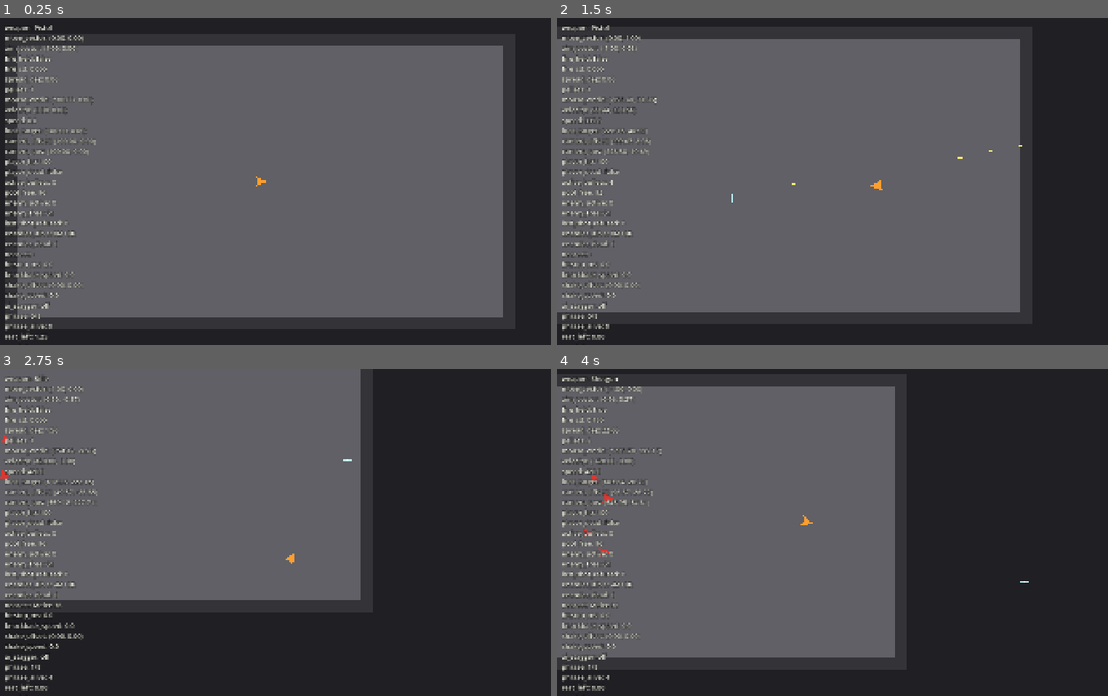
Above: before the commit, frames 1-4 (two rows, left to right).
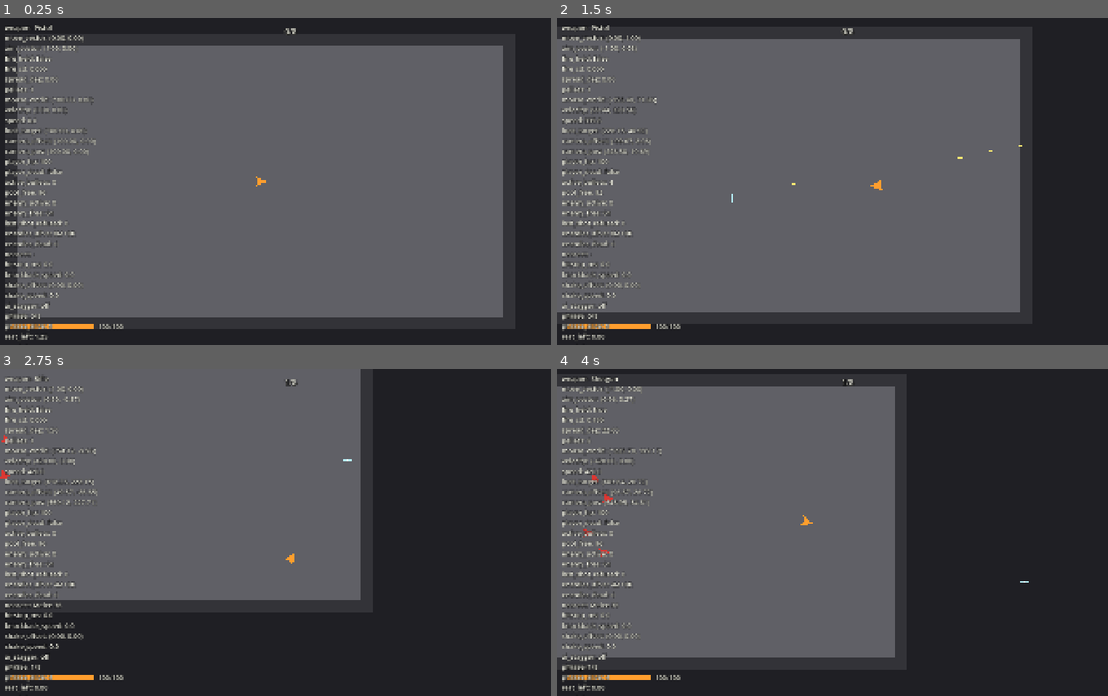
Above: after the commit, the same moments.

Repository: ZhiH2333/WPG
Game: Godot game, scene res://sandbox/combat_sandbox.tscn
The game is run twice, just before and just after one commit, with the same random seed, the same clock (stepped at 60 frames per second) and the same inputs.
Inputs (mouse positions are in pixels of both pictures, inside the frame that each line leads up to):
- Up to frame 1 (0.25 s): no input
- Up to frame 2 (1.5 s): move the mouse to (975, 165) at 0.52 s; press the mouse at (975, 165) at 0.53 s; hold D (move_right) 0.53-1.28 s; move the mouse to (733, 197) at 1.27 s; release the mouse at (733, 197) at 1.28 s; hold S (move_down) from 1.28 s (still down); tap 1 (weapon_pistol) at 1.35 s
- Up to frame 3 (2.75 s): move the mouse to (347, 460) at 2.02 s; release S (move_down) at 2.03 s; hold D (move_right) from 2.03 s (still down); tap 3 (weapon_rifle) at 2.1 s
- Up to frame 4 (4 s): move the mouse to (815, 597) at 2.77 s; release D (move_right) at 2.78 s; hold W (move_up) 2.78-3.53 s; tap 2 (weapon_shotgun) at 2.85 s; move the mouse to (1019, 581) at 3.52 s; press the mouse at (1019, 581) at 3.53 s; hold A (move_left) from 3.53 s (still down)

The runs differ from the first frame. In frame 1, 0.3% of the frame differs, in the area x 1-54%, y 3-96%; in frame 2, 0.3%; in frame 3, 0.3%, in the area x 1-55%, y 3-96%; in frame 4, 0.3%.

Commit message:
:lipstick: simple arena gui

Diff:
--- a/sandbox/combat_sandbox.gd
+++ b/sandbox/combat_sandbox.gd
@@ -14,6 +14,7 @@
 @onready var _player_camera: PlayerCamera = $PlayerCamera
 @onready var _aim_reticle: AimReticle = $AimReticle
 @onready var _debug_overlay: DebugOverlay = $DebugOverlay
+@onready var _hud: Hud = $Hud
 @onready var _projectiles: ProjectilePool = $Projectiles
 @onready var _enemy_projectiles: ProjectilePool = $EnemyProjectiles
 @onready var _enemies_root: Node2D = $Enemies
@@ -59,6 +60,9 @@
 	_encounter.restart()
 	_debug_overlay.bind_enemies(_enemies)
 	_debug_overlay.bind_encounter(_encounter)
+	_hud.bind_player(_player)
+	_hud.bind_weapon_host(_player.get_weapon_host())
+	_hud.bind_encounter(_encounter)
 
 func _collect_enemies() -> Array[EnemyBase]:
 	var enemies: Array[EnemyBase] = []
--- a/sandbox/combat_sandbox.tscn
+++ b/sandbox/combat_sandbox.tscn
@@ -10,6 +10,7 @@
 [ext_resource type="PackedScene" path="res://enemies/ranged_enemy.tscn" id="8_ranged"]
 [ext_resource type="Script" path="res://combat/sfx_pool.gd" id="9_sfx"]
 [ext_resource type="Script" path="res://arena/encounter_phrases.gd" id="10_encounter"]
+[ext_resource type="PackedScene" path="res://ui/hud.tscn" id="11_hud"]
 
 [sub_resource type="RectangleShape2D" id="RectangleShape2D_hwall"]
 size = Vector2(1680, 40)
@@ -184,4 +185,6 @@
 
 [node name="AimReticle" parent="." instance=ExtResource("5_reticle")]
 
+[node name="Hud" parent="." instance=ExtResource("11_hud")]
+
 [node name="DebugOverlay" parent="." instance=ExtResource("3_debug")]
--- /dev/null
+++ b/ui/game_theme.tres
@@ -0,0 +1,39 @@
+[gd_resource type="Theme" load_steps=4 format=3]
+
+[sub_resource type="StyleBoxFlat" id="StyleBoxFlat_hp_fill"]
+bg_color = Color(1, 0.62, 0.18, 1)
+
+[sub_resource type="StyleBoxFlat" id="StyleBoxFlat_hp_bg"]
+bg_color = Color(0.12, 0.12, 0.14, 0.85)
+
+[sub_resource type="StyleBoxFlat" id="StyleBoxFlat_hp_fill_low"]
+bg_color = Color(0.86, 0.22, 0.2, 1)
+
+[resource]
+default_font_size = 18
+Label/colors/font_color = Color(0.95, 0.95, 0.9, 1)
+Label/colors/font_outline_color = Color(0, 0, 0, 0.85)
+Label/colors/font_shadow_color = Color(0, 0, 0, 0.85)
+Label/constants/outline_size = 6
+Label/constants/shadow_offset_x = 1
+Label/constants/shadow_offset_y = 1
+HudHp/base_type = &"Label"
+HudHp/colors/font_color = Color(0.95, 0.95, 0.9, 1)
+HudHp/colors/font_outline_color = Color(0, 0, 0, 0.85)
+HudHp/constants/outline_size = 6
+HudHp/font_sizes/font_size = 22
+HudWeapon/base_type = &"Label"
+HudWeapon/colors/font_color = Color(0.95, 0.95, 0.9, 1)
+HudWeapon/colors/font_outline_color = Color(0, 0, 0, 0.85)
+HudWeapon/constants/outline_size = 6
+HudWeapon/font_sizes/font_size = 18
+HudPhrase/base_type = &"Label"
+HudPhrase/colors/font_color = Color(0.95, 0.95, 0.9, 1)
+HudPhrase/colors/font_outline_color = Color(0, 0, 0, 0.85)
+HudPhrase/constants/outline_size = 8
+HudPhrase/font_sizes/font_size = 26
+ProgressBar/styles/background = SubResource("StyleBoxFlat_hp_bg")
+ProgressBar/styles/fill = SubResource("StyleBoxFlat_hp_fill")
+ProgressBarLow/base_type = &"ProgressBar"
+ProgressBarLow/styles/background = SubResource("StyleBoxFlat_hp_bg")
+ProgressBarLow/styles/fill = SubResource("StyleBoxFlat_hp_fill_low")
--- /dev/null
+++ b/ui/hud.gd
@@ -0,0 +1,69 @@
+extends CanvasLayer
+class_name Hud
+
+## 最小战斗 HUD：左下 HP+武器，顶中句读。只读 getter，禁止自管一份 HP。
+const HP_LOW_THRESHOLD: int = 20
+const FILL_STYLE_NORMAL: StringName = &""
+const FILL_STYLE_LOW: StringName = &"ProgressBarLow"
+
+var _player: Player
+var _weapon_host: WeaponHost
+var _encounter: EncounterPhrases
+var _hp_is_low: bool = false
+
+@onready var _hp_bar: ProgressBar = $Root/BottomLeft/HpRow/HpBar
+@onready var _hp_label: Label = $Root/BottomLeft/HpRow/HpLabel
+@onready var _weapon_label: Label = $Root/BottomLeft/WeaponLabel
+@onready var _phrase_label: Label = $Root/PhraseLabel
+
+func bind_player(player: Player) -> void:
+	_player = player
+
+func bind_weapon_host(host: WeaponHost) -> void:
+	_weapon_host = host
+
+func bind_encounter(encounter: EncounterPhrases) -> void:
+	_encounter = encounter
+
+func _process(_delta: float) -> void:
+	_refresh_hp()
+	_refresh_weapon()
+	_refresh_phrase()
+
+func _refresh_hp() -> void:
+	var hp: int = 0
+	var max_hp: int = 100
+	if _player != null:
+		var health: PlayerHealth = _player.get_player_health()
+		hp = health.get_hp()
+		max_hp = health.get_max_hp()
+	_hp_bar.max_value = float(max_hp)
+	_hp_bar.value = float(hp)
+	_hp_label.text = "%d/%d" % [hp, max_hp]
+	_apply_hp_fill(hp)
+
+func _apply_hp_fill(hp: int) -> void:
+	var is_low: bool = hp <= HP_LOW_THRESHOLD
+	if is_low == _hp_is_low:
+		return
+	_hp_is_low = is_low
+	if is_low:
+		_hp_bar.theme_type_variation = FILL_STYLE_LOW
+		return
+	_hp_bar.theme_type_variation = FILL_STYLE_NORMAL
+
+func _refresh_weapon() -> void:
+	if _weapon_host == null:
+		_weapon_label.text = "-"
+		return
+	var weapon: Weapon = _weapon_host.get_current_weapon()
+	if weapon == null:
+		_weapon_label.text = "-"
+		return
+	_weapon_label.text = weapon.get_display_name()
+
+func _refresh_phrase() -> void:
+	if _encounter == null:
+		_phrase_label.text = "-"
+		return
+	_phrase_label.text = _encounter.get_phrase_label()
--- /dev/null
+++ b/ui/hud.tscn
@@ -0,0 +1,79 @@
+[gd_scene load_steps=3 format=3]
+
+[ext_resource type="Script" path="res://ui/hud.gd" id="1_hud"]
+[ext_resource type="Theme" path="res://ui/game_theme.tres" id="2_theme"]
+
+[node name="Hud" type="CanvasLayer"]
+layer = 10
+script = ExtResource("1_hud")
+
+[node name="Root" type="Control" parent="."]
+layout_mode = 3
+anchors_preset = 15
+anchor_right = 1.0
+anchor_bottom = 1.0
+grow_horizontal = 2
+grow_vertical = 2
+mouse_filter = 2
+theme = ExtResource("2_theme")
+
+[node name="BottomLeft" type="VBoxContainer" parent="Root"]
+layout_mode = 1
+anchors_preset = 2
+anchor_left = 0.0
+anchor_top = 1.0
+anchor_right = 0.0
+anchor_bottom = 1.0
+offset_left = 32.0
+offset_top = -110.0
+offset_right = 432.0
+offset_bottom = -32.0
+grow_horizontal = 1
+grow_vertical = 0
+mouse_filter = 2
+theme_override_constants/separation = 8
+
+[node name="WeaponLabel" type="Label" parent="Root/BottomLeft"]
+layout_mode = 2
+mouse_filter = 2
+theme_type_variation = &"HudWeapon"
+text = "Pistol"
+
+[node name="HpRow" type="HBoxContainer" parent="Root/BottomLeft"]
+layout_mode = 2
+mouse_filter = 2
+theme_override_constants/separation = 12
+
+[node name="HpBar" type="ProgressBar" parent="Root/BottomLeft/HpRow"]
+custom_minimum_size = Vector2(280, 16)
+layout_mode = 2
+size_flags_vertical = 4
+mouse_filter = 2
+max_value = 100.0
+value = 100.0
+show_percentage = false
+
+[node name="HpLabel" type="Label" parent="Root/BottomLeft/HpRow"]
+layout_mode = 2
+mouse_filter = 2
+theme_type_variation = &"HudHp"
+text = "100/100"
+
+[node name="PhraseLabel" type="Label" parent="Root"]
+layout_mode = 1
+anchors_preset = 5
+anchor_left = 0.5
+anchor_top = 0.0
+anchor_right = 0.5
+anchor_bottom = 0.0
+offset_left = -200.0
+offset_top = 24.0
+offset_right = 200.0
+offset_bottom = 64.0
+grow_horizontal = 2
+pivot_offset = Vector2(200, 20)
+mouse_filter = 2
+theme_type_variation = &"HudPhrase"
+text = "0/8"
+horizontal_alignment = 1
+vertical_alignment = 1
Not shown: 1 places in sandbox/combat_sandbox.tscn that only renumber resources
Not shown, added: ui/hud.gd.uid
Not shown, changed: README.md
Not shown, changed: ui/.gitkeep
